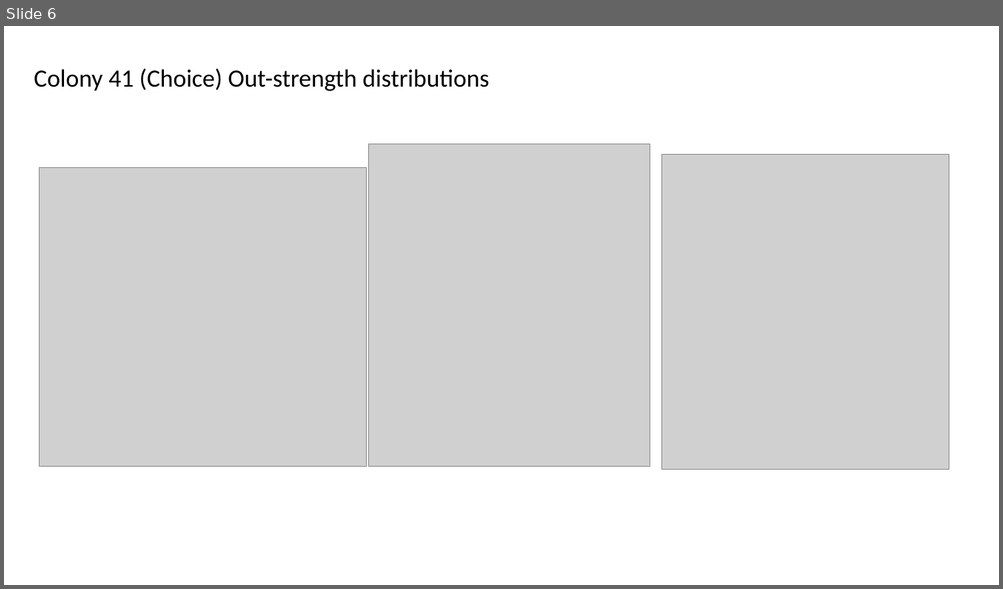
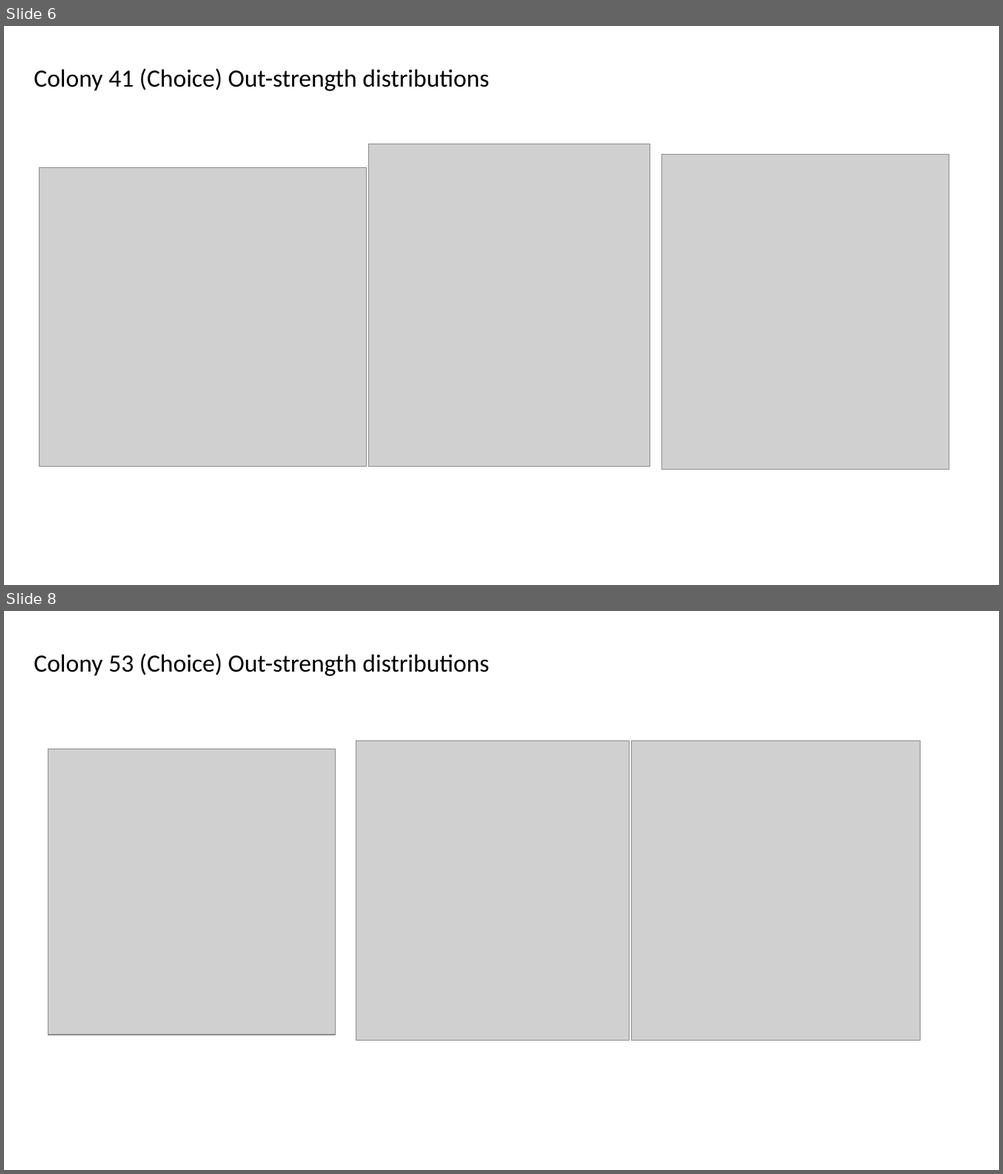
Before and after one commit to TovahKashetsky/collective_decision_experience, a slide deck: ant_sna_network_diagrams.pptx. Shown one above the other, each under a label of ours: slide 6 before the commit, slides 6 and 8 after it; the slides between them are not shown. The pictures are 1003x589 and 1003x1174 pixels, drawn with LibreOffice and Linux fonts; fonts in the diff are those of the drawing; grey boxes stand for pictures. Boxes give left, top, right and bottom in pixels: in the first picture for what was removed or moved away, otherwise in the second. Text is boxed around its words. In the diff, an @@ line names an element or a change of style, - is before the commit and + after.

```diff
--- a/ant_sna_network_diagrams.pptx
+++ b/ant_sna_network_diagrams.pptx
@@ slide 8 added at (4,611,999,1170), background #FFFFFF @@
@@ text added at (34,653,489,676), 24 pt, text #000000 @@
+Colony 53 (Choice) Out-strength distributions
@@ picture added at (356,741,629,1040) @@
@@ picture added at (632,741,920,1040) @@
@@ picture added at (48,749,335,1036) @@
```
Also in this commit, not shown: 7 other slides added, 3 other files.
